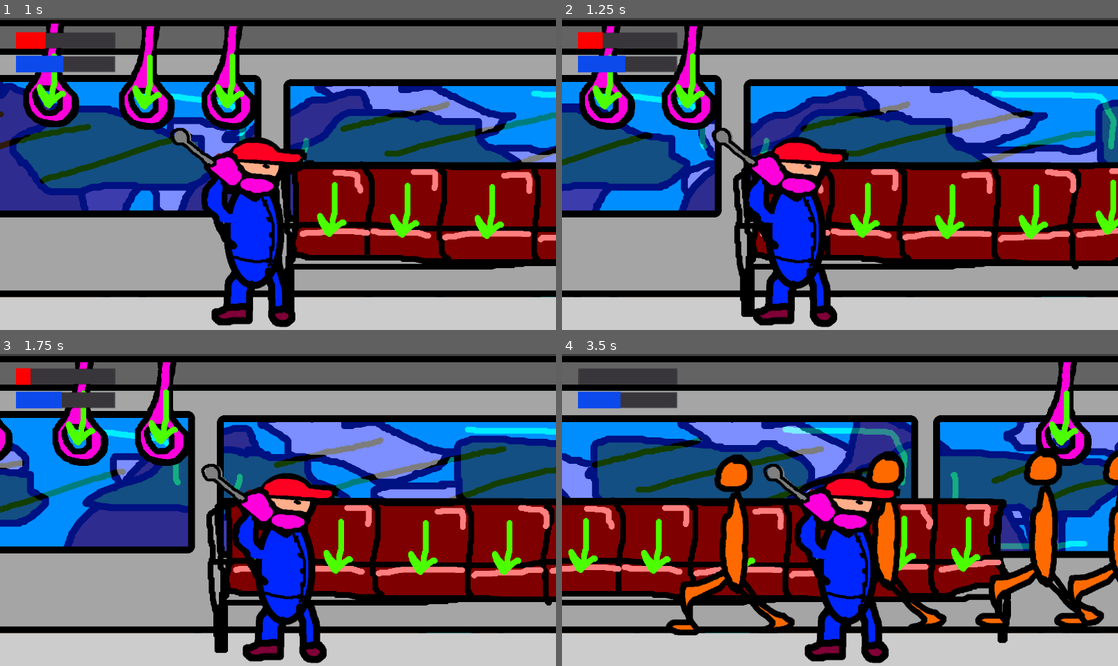
Above: before the commit, frames 1-4 (two rows, left to right).
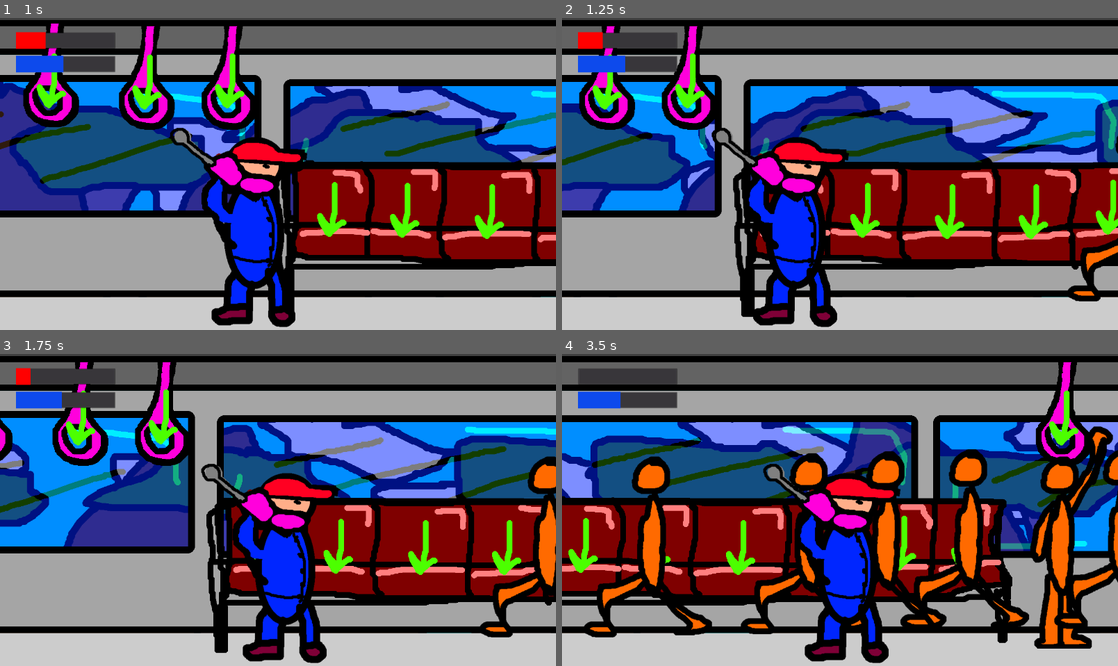
Above: after the commit, the same moments.

Repository: GoblinsGaming/lostrelicgame
Game: Godot game, scene res://Main.tscn
The game is run twice, just before and just after one commit, with the same random seed, the same clock (stepped at 60 frames per second) and the same inputs.
Inputs:
- Up to frame 1 (1 s): hold D (right) from 0.53 s (still down); tap Keypad 0 (drift_camera) at 0.6 s
- Up to frame 2 (1.25 s): keep holding D (right)
- Up to frame 3 (1.75 s): release D (right) at 1.28 s; hold - (train_down) from 1.28 s (still down); tap Keypad 0 (drift_camera) at 1.35 s
- Up to frame 4 (3.5 s): release - (train_down) at 2.03 s; hold D (right) 2.03-2.78 s; tap Keypad 0 (drift_camera) at 2.1, 2.85 s; hold = (train_up) from 2.78 s (still down)

Frame 1 is identical in both runs. In frame 2, 0.7% of the frame differs, in the area x 91-100%, y 37-91%; in frame 3, 2.3%; in frame 4, 16%, in the area x 4-100%, y 23-95%.

Commit message:
Rename NPC to passenger

Diff:
--- a/Main.tscn
+++ b/Main.tscn
@@ -17,12 +17,12 @@
 [ext_resource path="res://placeholders/npc-walk.png" type="Texture" id=15]
 [ext_resource path="res://placeholders/npc-trip.png" type="Texture" id=16]
 [ext_resource path="res://placeholders/npc-shove.png" type="Texture" id=17]
-[ext_resource path="res://Npc.gd" type="Script" id=18]
+[ext_resource path="res://Passenger.gd" type="Script" id=18]
 [ext_resource path="res://placeholders/handhold.png" type="Texture" id=19]
 [ext_resource path="res://placeholders/seating_space.png" type="Texture" id=20]
 [ext_resource path="res://placeholders/npc-idle.png" type="Texture" id=21]
-[ext_resource path="res://NpcController.gd" type="Script" id=23]
-[ext_resource path="res://NpcTarget.gd" type="Script" id=24]
+[ext_resource path="res://PassengerController.gd" type="Script" id=23]
+[ext_resource path="res://PassengerTarget.gd" type="Script" id=24]
 
 [sub_resource type="SpriteFrames" id=3]
 animations = [ {
@@ -36,14 +36,14 @@
 "name": "trip",
 "speed": 5.0
 }, {
-"frames": [ ExtResource( 15 ) ],
-"loop": true,
-"name": "walk",
+"frames": [ ExtResource( 17 ) ],
+"loop": true,
+"name": "shove",
 "speed": 5.0
 }, {
-"frames": [ ExtResource( 17 ) ],
-"loop": true,
-"name": "shove",
+"frames": [ ExtResource( 13 ) ],
+"loop": true,
+"name": "handhold",
 "speed": 5.0
 }, {
 "frames": [ ExtResource( 14 ) ],
@@ -51,9 +51,9 @@
 "name": "sit",
 "speed": 5.0
 }, {
-"frames": [ ExtResource( 13 ) ],
-"loop": true,
-"name": "handhold",
+"frames": [ ExtResource( 15 ) ],
+"loop": true,
+"name": "walk",
 "speed": 5.0
 } ]
 
@@ -179,240 +179,240 @@
 [node name="Sprite" type="Sprite" parent="GameController/Handholds/Handhold9"]
 texture = ExtResource( 19 )
 
-[node name="NpcController" type="Node2D" parent="GameController"]
+[node name="PassengerController" type="Node2D" parent="GameController"]
 script = ExtResource( 23 )
 
-[node name="Seating" type="Node2D" parent="GameController/NpcController"]
-
-[node name="Seating1" type="Node2D" parent="GameController/NpcController/Seating"]
+[node name="Seating" type="Node2D" parent="GameController/PassengerController"]
+
+[node name="Seating1" type="Node2D" parent="GameController/PassengerController/Seating"]
 position = Vector2( 1239, 475 )
 script = ExtResource( 24 )
 
-[node name="SeatingSpace" type="Sprite" parent="GameController/NpcController/Seating/Seating1"]
-texture = ExtResource( 20 )
-
-[node name="Seating2" type="Node2D" parent="GameController/NpcController/Seating"]
+[node name="SeatingSpace" type="Sprite" parent="GameController/PassengerController/Seating/Seating1"]
+texture = ExtResource( 20 )
+
+[node name="Seating2" type="Node2D" parent="GameController/PassengerController/Seating"]
 position = Vector2( 1418, 477 )
 script = ExtResource( 24 )
 
-[node name="SeatingSpace" type="Sprite" parent="GameController/NpcController/Seating/Seating2"]
-texture = ExtResource( 20 )
-
-[node name="Seating3" type="Node2D" parent="GameController/NpcController/Seating"]
+[node name="SeatingSpace" type="Sprite" parent="GameController/PassengerController/Seating/Seating2"]
+texture = ExtResource( 20 )
+
+[node name="Seating3" type="Node2D" parent="GameController/PassengerController/Seating"]
 position = Vector2( 1626, 480 )
 script = ExtResource( 24 )
 
-[node name="SeatingSpace" type="Sprite" parent="GameController/NpcController/Seating/Seating3"]
-texture = ExtResource( 20 )
-
-[node name="Seating4" type="Node2D" parent="GameController/NpcController/Seating"]
+[node name="SeatingSpace" type="Sprite" parent="GameController/PassengerController/Seating/Seating3"]
+texture = ExtResource( 20 )
+
+[node name="Seating4" type="Node2D" parent="GameController/PassengerController/Seating"]
 position = Vector2( 1832, 480 )
 script = ExtResource( 24 )
 
-[node name="SeatingSpace" type="Sprite" parent="GameController/NpcController/Seating/Seating4"]
-texture = ExtResource( 20 )
-
-[node name="Seating5" type="Node2D" parent="GameController/NpcController/Seating"]
+[node name="SeatingSpace" type="Sprite" parent="GameController/PassengerController/Seating/Seating4"]
+texture = ExtResource( 20 )
+
+[node name="Seating5" type="Node2D" parent="GameController/PassengerController/Seating"]
 position = Vector2( 2021, 469 )
 script = ExtResource( 24 )
 
-[node name="SeatingSpace" type="Sprite" parent="GameController/NpcController/Seating/Seating5"]
-texture = ExtResource( 20 )
-
-[node name="Seating6" type="Node2D" parent="GameController/NpcController/Seating"]
+[node name="SeatingSpace" type="Sprite" parent="GameController/PassengerController/Seating/Seating5"]
+texture = ExtResource( 20 )
+
+[node name="Seating6" type="Node2D" parent="GameController/PassengerController/Seating"]
 position = Vector2( 2179, 472 )
 script = ExtResource( 24 )
 
-[node name="SeatingSpace" type="Sprite" parent="GameController/NpcController/Seating/Seating6"]
-texture = ExtResource( 20 )
-
-[node name="Seating7" type="Node2D" parent="GameController/NpcController/Seating"]
+[node name="SeatingSpace" type="Sprite" parent="GameController/PassengerController/Seating/Seating6"]
+texture = ExtResource( 20 )
+
+[node name="Seating7" type="Node2D" parent="GameController/PassengerController/Seating"]
 position = Vector2( 3113, 502 )
 script = ExtResource( 24 )
 
-[node name="SeatingSpace" type="Sprite" parent="GameController/NpcController/Seating/Seating7"]
-texture = ExtResource( 20 )
-
-[node name="Seating8" type="Node2D" parent="GameController/NpcController/Seating"]
+[node name="SeatingSpace" type="Sprite" parent="GameController/PassengerController/Seating/Seating7"]
+texture = ExtResource( 20 )
+
+[node name="Seating8" type="Node2D" parent="GameController/PassengerController/Seating"]
 position = Vector2( 3292, 504 )
 script = ExtResource( 24 )
 
-[node name="SeatingSpace" type="Sprite" parent="GameController/NpcController/Seating/Seating8"]
-texture = ExtResource( 20 )
-
-[node name="Seating9" type="Node2D" parent="GameController/NpcController/Seating"]
+[node name="SeatingSpace" type="Sprite" parent="GameController/PassengerController/Seating/Seating8"]
+texture = ExtResource( 20 )
+
+[node name="Seating9" type="Node2D" parent="GameController/PassengerController/Seating"]
 position = Vector2( 3500, 507 )
 script = ExtResource( 24 )
 
-[node name="SeatingSpace" type="Sprite" parent="GameController/NpcController/Seating/Seating9"]
-texture = ExtResource( 20 )
-
-[node name="Seating10" type="Node2D" parent="GameController/NpcController/Seating"]
+[node name="SeatingSpace" type="Sprite" parent="GameController/PassengerController/Seating/Seating9"]
+texture = ExtResource( 20 )
+
+[node name="Seating10" type="Node2D" parent="GameController/PassengerController/Seating"]
 position = Vector2( 3706, 507 )
 script = ExtResource( 24 )
 
-[node name="SeatingSpace" type="Sprite" parent="GameController/NpcController/Seating/Seating10"]
-texture = ExtResource( 20 )
-
-[node name="Seating11" type="Node2D" parent="GameController/NpcController/Seating"]
+[node name="SeatingSpace" type="Sprite" parent="GameController/PassengerController/Seating/Seating10"]
+texture = ExtResource( 20 )
+
+[node name="Seating11" type="Node2D" parent="GameController/PassengerController/Seating"]
 position = Vector2( 3895, 496 )
 script = ExtResource( 24 )
 
-[node name="SeatingSpace" type="Sprite" parent="GameController/NpcController/Seating/Seating11"]
-texture = ExtResource( 20 )
-
-[node name="Seating12" type="Node2D" parent="GameController/NpcController/Seating"]
+[node name="SeatingSpace" type="Sprite" parent="GameController/PassengerController/Seating/Seating11"]
+texture = ExtResource( 20 )
+
+[node name="Seating12" type="Node2D" parent="GameController/PassengerController/Seating"]
 position = Vector2( 4053, 499 )
 script = ExtResource( 24 )
 
-[node name="SeatingSpace" type="Sprite" parent="GameController/NpcController/Seating/Seating12"]
-texture = ExtResource( 20 )
-
-[node name="Handholds" type="Node2D" parent="GameController/NpcController"]
-
-[node name="Handhold1" type="Node2D" parent="GameController/NpcController/Handholds"]
+[node name="SeatingSpace" type="Sprite" parent="GameController/PassengerController/Seating/Seating12"]
+texture = ExtResource( 20 )
+
+[node name="Handholds" type="Node2D" parent="GameController/PassengerController"]
+
+[node name="Handhold1" type="Node2D" parent="GameController/PassengerController/Handholds"]
 position = Vector2( 550, 158 )
 script = ExtResource( 24 )
 target_type = 1
 
-[node name="HandholdSpace" type="Sprite" parent="GameController/NpcController/Handholds/Handhold1"]
-texture = ExtResource( 20 )
-
-[node name="Handhold2" type="Node2D" parent="GameController/NpcController/Handholds"]
+[node name="HandholdSpace" type="Sprite" parent="GameController/PassengerController/Handholds/Handhold1"]
+texture = ExtResource( 20 )
+
+[node name="Handhold2" type="Node2D" parent="GameController/PassengerController/Handholds"]
 position = Vector2( 785, 161 )
 script = ExtResource( 24 )
 target_type = 1
 
-[node name="HandholdSpace" type="Sprite" parent="GameController/NpcController/Handholds/Handhold2"]
-texture = ExtResource( 20 )
-
-[node name="Handhold3" type="Node2D" parent="GameController/NpcController/Handholds"]
+[node name="HandholdSpace" type="Sprite" parent="GameController/PassengerController/Handholds/Handhold2"]
+texture = ExtResource( 20 )
+
+[node name="Handhold3" type="Node2D" parent="GameController/PassengerController/Handholds"]
 position = Vector2( 988, 158 )
 script = ExtResource( 24 )
 target_type = 1
 
-[node name="HandholdSpace" type="Sprite" parent="GameController/NpcController/Handholds/Handhold3"]
-texture = ExtResource( 20 )
-
-[node name="Handhold4" type="Node2D" parent="GameController/NpcController/Handholds"]
+[node name="HandholdSpace" type="Sprite" parent="GameController/PassengerController/Handholds/Handhold3"]
+texture = ExtResource( 20 )
+
+[node name="Handhold4" type="Node2D" parent="GameController/PassengerController/Handholds"]
 position = Vector2( 2420, 161 )
 script = ExtResource( 24 )
 target_type = 1
 
-[node name="HandholdSpace" type="Sprite" parent="GameController/NpcController/Handholds/Handhold4"]
-texture = ExtResource( 20 )
-
-[node name="Handhold5" type="Node2D" parent="GameController/NpcController/Handholds"]
+[node name="HandholdSpace" type="Sprite" parent="GameController/PassengerController/Handholds/Handhold4"]
+texture = ExtResource( 20 )
+
+[node name="Handhold5" type="Node2D" parent="GameController/PassengerController/Handholds"]
 position = Vector2( 2655, 164 )
 script = ExtResource( 24 )
 target_type = 1
 
-[node name="HandholdSpace" type="Sprite" parent="GameController/NpcController/Handholds/Handhold5"]
-texture = ExtResource( 20 )
-
-[node name="Handhold6" type="Node2D" parent="GameController/NpcController/Handholds"]
+[node name="HandholdSpace" type="Sprite" parent="GameController/PassengerController/Handholds/Handhold5"]
+texture = ExtResource( 20 )
+
+[node name="Handhold6" type="Node2D" parent="GameController/PassengerController/Handholds"]
 position = Vector2( 2858, 161 )
 script = ExtResource( 24 )
 target_type = 1
 
-[node name="HandholdSpace" type="Sprite" parent="GameController/NpcController/Handholds/Handhold6"]
-texture = ExtResource( 20 )
-
-[node name="Handhold7" type="Node2D" parent="GameController/NpcController/Handholds"]
+[node name="HandholdSpace" type="Sprite" parent="GameController/PassengerController/Handholds/Handhold6"]
+texture = ExtResource( 20 )
+
+[node name="Handhold7" type="Node2D" parent="GameController/PassengerController/Handholds"]
 position = Vector2( 4348, 161 )
 script = ExtResource( 24 )
 target_type = 1
 
-[node name="HandholdSpace" type="Sprite" parent="GameController/NpcController/Handholds/Handhold7"]
-texture = ExtResource( 20 )
-
-[node name="Handhold8" type="Node2D" parent="GameController/NpcController/Handholds"]
+[node name="HandholdSpace" type="Sprite" parent="GameController/PassengerController/Handholds/Handhold7"]
+texture = ExtResource( 20 )
+
+[node name="Handhold8" type="Node2D" parent="GameController/PassengerController/Handholds"]
 position = Vector2( 4583, 164 )
 script = ExtResource( 24 )
 target_type = 1
 
-[node name="HandholdSpace" type="Sprite" parent="GameController/NpcController/Handholds/Handhold8"]
-texture = ExtResource( 20 )
-
-[node name="Handhold9" type="Node2D" parent="GameController/NpcController/Handholds"]
+[node name="HandholdSpace" type="Sprite" parent="GameController/PassengerController/Handholds/Handhold8"]
+texture = ExtResource( 20 )
+
+[node name="Handhold9" type="Node2D" parent="GameController/PassengerController/Handholds"]
 position = Vector2( 4786, 161 )
 script = ExtResource( 24 )
 target_type = 1
 
-[node name="HandholdSpace" type="Sprite" parent="GameController/NpcController/Handholds/Handhold9"]
-texture = ExtResource( 20 )
-
-[node name="Npcs" type="Node2D" parent="GameController/NpcController"]
-
-[node name="Npc" type="Node2D" parent="GameController/NpcController/Npcs"]
+[node name="HandholdSpace" type="Sprite" parent="GameController/PassengerController/Handholds/Handhold9"]
+texture = ExtResource( 20 )
+
+[node name="Passengers" type="Node2D" parent="GameController/PassengerController"]
+
+[node name="Npc" type="Node2D" parent="GameController/PassengerController/Passengers"]
 position = Vector2( 2439, 455 )
 script = ExtResource( 18 )
 
-[node name="AnimatedSprite" type="AnimatedSprite" parent="GameController/NpcController/Npcs/Npc"]
-frames = SubResource( 3 )
-animation = "idle"
-
-[node name="Npc2" type="Node2D" parent="GameController/NpcController/Npcs"]
+[node name="AnimatedSprite" type="AnimatedSprite" parent="GameController/PassengerController/Passengers/Npc"]
+frames = SubResource( 3 )
+animation = "idle"
+
+[node name="Npc2" type="Node2D" parent="GameController/PassengerController/Passengers"]
 position = Vector2( 2642, 450 )
 script = ExtResource( 18 )
 
-[node name="AnimatedSprite" type="AnimatedSprite" parent="GameController/NpcController/Npcs/Npc2"]
-frames = SubResource( 3 )
-animation = "idle"
-
-[node name="Npc3" type="Node2D" parent="GameController/NpcController/Npcs"]
+[node name="AnimatedSprite" type="AnimatedSprite" parent="GameController/PassengerController/Passengers/Npc2"]
+frames = SubResource( 3 )
+animation = "idle"
+
+[node name="Npc3" type="Node2D" parent="GameController/PassengerController/Passengers"]
 position = Vector2( 2826, 447 )
 script = ExtResource( 18 )
 
-[node name="AnimatedSprite" type="AnimatedSprite" parent="GameController/NpcController/Npcs/Npc3"]
-frames = SubResource( 3 )
-animation = "idle"
-
-[node name="Npc4" type="Node2D" parent="GameController/NpcController/Npcs"]
+[node name="AnimatedSprite" type="AnimatedSprite" parent="GameController/PassengerController/Passengers/Npc3"]
+frames = SubResource( 3 )
+animation = "idle"
+
+[node name="Npc4" type="Node2D" parent="GameController/PassengerController/Passengers"]
 position = Vector2( 3015, 442 )
 script = ExtResource( 18 )
 
-[node name="AnimatedSprite" type="AnimatedSprite" parent="GameController/NpcController/Npcs/Npc4"]
-frames = SubResource( 3 )
-animation = "idle"
-
-[node name="Npc5" type="Node2D" parent="GameController/NpcController/Npcs"]
+[node name="AnimatedSprite" type="AnimatedSprite" parent="GameController/PassengerController/Passengers/Npc4"]
+frames = SubResource( 3 )
+animation = "idle"
+
+[node name="Npc5" type="Node2D" parent="GameController/PassengerController/Passengers"]
 position = Vector2( 3218, 437 )
 script = ExtResource( 18 )
 
-[node name="AnimatedSprite" type="AnimatedSprite" parent="GameController/NpcController/Npcs/Npc5"]
-frames = SubResource( 3 )
-animation = "idle"
-
-[node name="Npc6" type="Node2D" parent="GameController/NpcController/Npcs"]
+[node name="AnimatedSprite" type="AnimatedSprite" parent="GameController/PassengerController/Passengers/Npc5"]
+frames = SubResource( 3 )
+animation = "idle"
+
+[node name="Npc6" type="Node2D" parent="GameController/PassengerController/Passengers"]
 position = Vector2( 3402, 434 )
 script = ExtResource( 18 )
 
-[node name="AnimatedSprite" type="AnimatedSprite" parent="GameController/NpcController/Npcs/Npc6"]
-frames = SubResource( 3 )
-animation = "idle"
-
-[node name="Npc7" type="Node2D" parent="GameController/NpcController/Npcs"]
+[node name="AnimatedSprite" type="AnimatedSprite" parent="GameController/PassengerController/Passengers/Npc6"]
+frames = SubResource( 3 )
+animation = "idle"
+
+[node name="Npc7" type="Node2D" parent="GameController/PassengerController/Passengers"]
 position = Vector2( 3596, 434 )
 script = ExtResource( 18 )
 
-[node name="AnimatedSprite" type="AnimatedSprite" parent="GameController/NpcController/Npcs/Npc7"]
-frames = SubResource( 3 )
-animation = "idle"
-
-[node name="Npc8" type="Node2D" parent="GameController/NpcController/Npcs"]
+[node name="AnimatedSprite" type="AnimatedSprite" parent="GameController/PassengerController/Passengers/Npc7"]
+frames = SubResource( 3 )
+animation = "idle"
+
+[node name="Npc8" type="Node2D" parent="GameController/PassengerController/Passengers"]
 position = Vector2( 3799, 429 )
 script = ExtResource( 18 )
 
-[node name="AnimatedSprite" type="AnimatedSprite" parent="GameController/NpcController/Npcs/Npc8"]
-frames = SubResource( 3 )
-animation = "idle"
-
-[node name="Npc9" type="Node2D" parent="GameController/NpcController/Npcs"]
+[node name="AnimatedSprite" type="AnimatedSprite" parent="GameController/PassengerController/Passengers/Npc8"]
+frames = SubResource( 3 )
+animation = "idle"
+
+[node name="Npc9" type="Node2D" parent="GameController/PassengerController/Passengers"]
 position = Vector2( 3983, 426 )
 script = ExtResource( 18 )
 
-[node name="AnimatedSprite" type="AnimatedSprite" parent="GameController/NpcController/Npcs/Npc9"]
+[node name="AnimatedSprite" type="AnimatedSprite" parent="GameController/PassengerController/Passengers/Npc9"]
 frames = SubResource( 3 )
 animation = "idle"
 
--- a/Npc.gd
+++ b/Passenger.gd
@@ -1,9 +1,9 @@
 extends Node2D
 signal stop_using_target(this)
 
-var NpcTarget = preload("res://NpcTarget.gd")
+var PassengerTarget = preload("res://PassengerTarget.gd")
 
-enum NPCState {
+enum PassengerState {
 	IDLE,
 	WALK,
 	HANDHOLD,
@@ -12,7 +12,7 @@
 	TRIP
 }
 
-export var npc_speed = 300
+export var passenger_speed = 300
 export var seating_half_width = 20
 
 
@@ -20,7 +20,7 @@
 var target
 var target_x
 
-var npc_state = NPCState.IDLE
+var passenger_state = PassengerState.IDLE
 
 export var min_time_for_state_change = 3
 export var max_time_for_state_change = 6
@@ -33,40 +33,39 @@
 	# target_seating_x = seating.position.x
 
 func walk_to_target(new_target):
-
 	target = new_target
 	target_x = target.position.x
-	npc_state = NPCState.WALK
+	passenger_state = PassengerState.WALK
 	reset_wait()
 
 func _process(delta):
-	if npc_state == NPCState.WALK:
+	if passenger_state == PassengerState.WALK:
 		$AnimatedSprite.play("walk")
 		if position.x < target_x - seating_half_width:
-			position.x += npc_speed * delta
+			position.x += passenger_speed * delta
 			$AnimatedSprite.flip_h = false
 		elif position.x > target_x + seating_half_width:
-			position.x -= npc_speed * delta
+			position.x -= passenger_speed * delta
 			$AnimatedSprite.flip_h = true
 		else:
-			if target.target_type == NpcTarget.TargetType.SEAT:
-				npc_state = NPCState.SIT
+			if target.target_type == PassengerTarget.TargetType.SEAT:
+				passenger_state = PassengerState.SIT
 				position.x = target_x
 				$AnimatedSprite.play("sit")
 				reset_wait()
-			elif target.target_type == NpcTarget.TargetType.HANDHOLD:
-				npc_state = NPCState.HANDHOLD
+			elif target.target_type == PassengerTarget.TargetType.HANDHOLD:
+				passenger_state = PassengerState.HANDHOLD
 				position.x = target_x
 				$AnimatedSprite.play("handhold")
 				reset_wait()
 			else:
-				npc_state = NPCState.IDLE
+				passenger_state = PassengerState.IDLE
 				printerr("Unexpected target type: " + str(target.target_type) + " for NPC")
 				position.x = target_x
 				$AnimatedSprite.play("idle")
 				reset_wait()
 
-	elif npc_state in [NPCState.SIT, NPCState.HANDHOLD] :
+	elif passenger_state in [PassengerState.SIT, PassengerState.HANDHOLD] :
 		if time_since_last_state_change >= time_til_next_state_change:
 			emit_signal("stop_using_target", self)
 		else:
--- a/NpcController.gd
+++ b/PassengerController.gd
@@ -5,9 +5,9 @@
 var NUM_TRIES = 3
 
 var unassigned_targets = []
-var Npcs = []
+var passengers = []
 
-var Npc = preload("res://Npc.gd")
+var Passenger = preload("res://Passenger.gd")
 
 func _ready():
 	for seat in $Seating.get_children ():
@@ -16,31 +16,31 @@
 	for handhold in $Handholds.get_children ():
 		unassigned_targets.append(handhold)
 
-	for npc in $Npcs.get_children():
-		Npcs.append(npc)
-		npc.connect("stop_using_target", self, "_on_npc_stop_using_target")
+	for passenger in $Passengers.get_children():
+		passengers.append(passenger)
+		passenger.connect("stop_using_target", self, "_on_passenger_stop_using_target")
 
-	for npc in Npcs:
-		if npc.npc_state == Npc.NPCState.IDLE:
-			walk_npc_to_random_target(npc)
+	for passenger in passengers:
+		if passenger.passenger_state == Passenger.PassengerState.IDLE:
+			walk_passenger_to_random_target(passenger)
 
-func _on_npc_stop_sitting(npc):
+func _on_passenger_stop_sitting(passenger):
 	if unassigned_targets.empty():
-		npc.reset_wait()
+		passenger.reset_wait()
 		return
-	var last_target = npc.target
-	walk_npc_to_random_target(npc)
+	var last_target = passenger.target
+	walk_passenger_to_random_target(passenger)
 	unassigned_targets.append(last_target)
 
-func _on_npc_stop_using_target(npc):
+func _on_passenger_stop_using_target(passenger):
 	if unassigned_targets.empty():
-		npc.reset_wait()
+		passenger.reset_wait()
 		return
-	var last_target = npc.target
-	walk_npc_to_random_target(npc)
+	var last_target = passenger.target
+	walk_passenger_to_random_target(passenger)
 	unassigned_targets.append(last_target)
 
-func walk_npc_to_random_target(npc):
+func walk_passenger_to_random_target(passenger):
 	if unassigned_targets.empty():
 		return
 	var target_index
@@ -62,7 +62,7 @@
 
 	var target = unassigned_targets[target_index]
 	unassigned_targets.remove(target_index)
-	npc.walk_to_target(target)
+	passenger.walk_to_target(target)
 
 func _process(delta):
 	pass
Renamed: NpcTarget.gd -> PassengerTarget.gd
